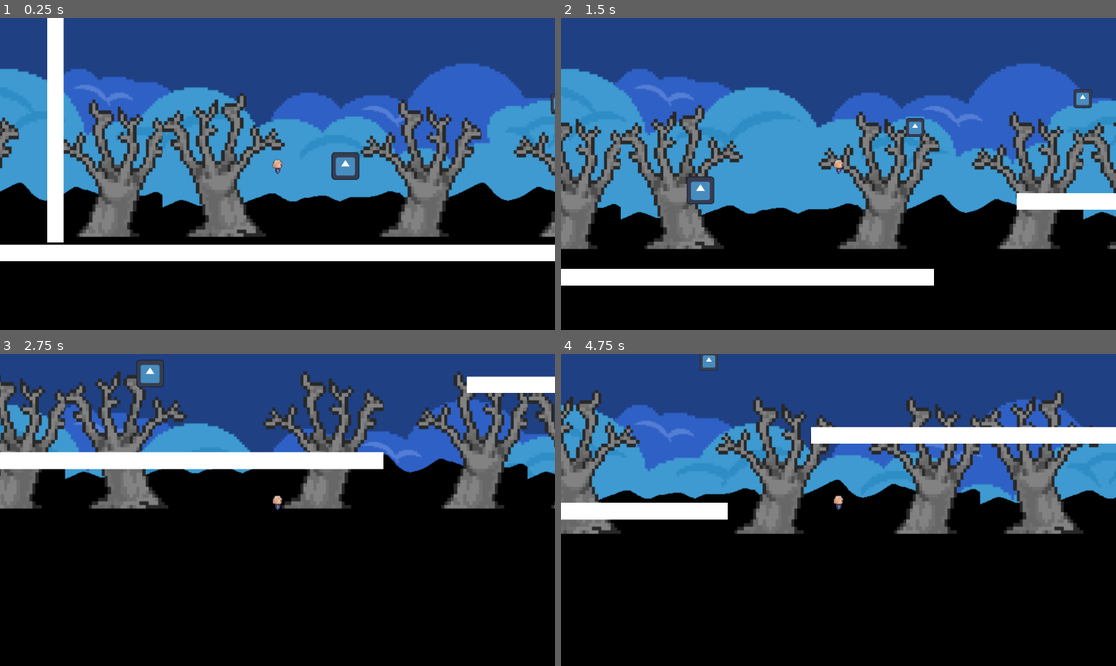
Above: before the commit, frames 1-4 (two rows, left to right).
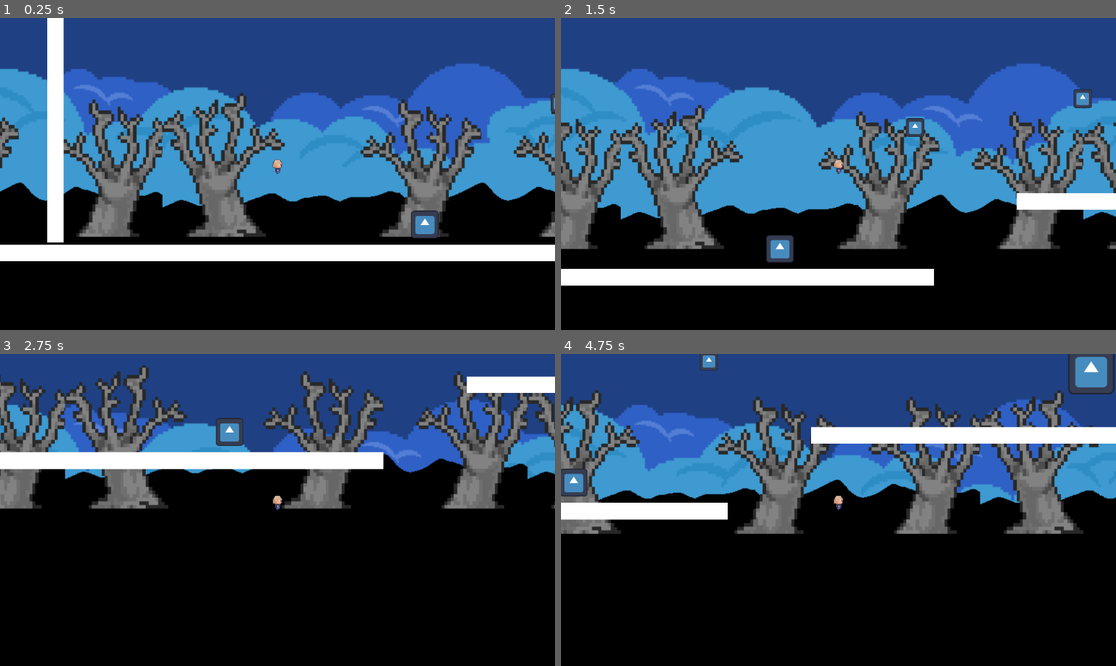
Above: after the commit, the same moments.

Repository: DeadElephant516/SakuraGrove
Game: Godot game, scene res://Scenes/TestScene/test_scene.tscn
Two runs of this game, one before a commit and one after it. Both use one fixed random seed, a clock stepped at 60 frames per second and the inputs below. The engine's default icon, where the game draws it, is replaced by a stand-in: a white triangle on a blue panel in a dark square.
Inputs (mouse positions are in pixels of both pictures, inside the frame that each line leads up to):
- Up to frame 1 (0.25 s): no input
- Up to frame 2 (1.5 s): move the mouse to (960, 158) at 0.52 s; hold D (right) from 0.53 s (still down); tap Shift (dash) at 0.6, 1.35 s; tap Space (jump) at 0.77 s; move the mouse to (727, 189) at 1.27 s
- Up to frame 3 (2.75 s): tap Space (jump) at 1.52 s; move the mouse to (333, 441) at 2.02 s; release D (right) at 2.03 s; hold A (left) from 2.03 s (still down); hold Right mouse button (glide) from 2.03 s (still down); tap Shift (dash) at 2.3 s
- Up to frame 4 (4.75 s): move the mouse to (810, 572) at 2.77 s; release A (left) at 2.78 s; release Right mouse button (glide) at 2.78 s; hold D (right) 2.78-4.28 s; tap Shift (dash) at 2.85, 3.6, 4.55 s; tap Space (jump) at 3.02, 3.77, 4.52 s; move the mouse to (1005, 556) at 3.52 s; move the mouse to (672, 463) at 4.27 s; hold A (left) from 4.28 s (still down); right-click (672, 463) at 4.35 s

The runs differ from the first frame. In frame 1, 0.7% of the frame differs, in the area x 59-80%, y 42-71%; in frame 2, 0.8%; in frame 3, 0.8%; in frame 4, 1.5%, in the area x 0-100%, y 0-46%.

Commit message:
base_enemy_node

Diff:
--- a/Globals/PlayerData.gd
+++ b/Globals/PlayerData.gd
@@ -8,7 +8,7 @@
 var can_dash: bool = false
 var dash_speed: float = 800.0
 var dash_duration: float = 0.2
-
+var player_position: Vector2 = Vector2.ZERO
 
 
 ### Helper functions above to manipulate the player data and flags ####
--- /dev/null
+++ b/Scenes/Enemies/dummy_enemy.tscn
@@ -0,0 +1,28 @@
+[gd_scene load_steps=5 format=3 uid="uid://01f041uva6wc"]
+
+[ext_resource type="PackedScene" uid="uid://c5mufpstacpbg" path="res://Scenes/Enemies/enemy.tscn" id="1_7lkcc"]
+[ext_resource type="Texture2D" uid="uid://btxtih47bxifc" path="res://icon.svg" id="2_dlk8v"]
+
+[sub_resource type="SpriteFrames" id="SpriteFrames_8optm"]
+animations = [{
+"frames": [{
+"duration": 1.0,
+"texture": ExtResource("2_dlk8v")
+}],
+"loop": true,
+"name": &"default",
+"speed": 5.0
+}]
+
+[sub_resource type="RectangleShape2D" id="RectangleShape2D_kvgpg"]
+size = Vector2(128, 128)
+
+[node name="DummyEnemy" instance=ExtResource("1_7lkcc")]
+
+[node name="AnimatedSprite2D" parent="." index="0"]
+scale = Vector2(0.5, 0.5)
+sprite_frames = SubResource("SpriteFrames_8optm")
+
+[node name="CollisionShape2D" parent="." index="1"]
+scale = Vector2(0.5, 0.5)
+shape = SubResource("RectangleShape2D_kvgpg")
--- /dev/null
+++ b/Scenes/Enemies/enemy.gd
@@ -0,0 +1,36 @@
+extends CharacterBody2D
+
+class_name EnemyBase
+
+@onready var animated_sprite: AnimatedSprite2D = $AnimatedSprite2D
+
+var health: int
+var speed: float
+const GRAVITY: float = 1200
+
+func handle_damage(damage: int) -> void:
+	health -= damage
+	if health <= 0:
+		die()
+
+func die() -> void:
+	queue_free()
+
+
+func _on_visible_on_screen_notifier_2d_screen_entered() -> void:
+	set_physics_process(true)
+	set_process(true)
+	print("enemy active")
+
+
+func _on_visible_on_screen_notifier_2d_screen_exited() -> void:
+	if global_position.distance_to(PlayerData.player_position) > 700:
+		set_physics_process(false)
+		set_process(false)
+		print("enemies deactivated")
+
+
+func _on_hit_box_area_entered(area: Area2D) -> void:
+	handle_damage(area.damage)
+	print(area.name, 'entered')
+	area.queue_free()
--- /dev/null
+++ b/Scenes/Enemies/enemy.tscn
@@ -0,0 +1,20 @@
+[gd_scene load_steps=2 format=3 uid="uid://c5mufpstacpbg"]
+
+[ext_resource type="Script" uid="uid://duvpwre12xwcr" path="res://Scenes/Enemies/enemy.gd" id="1_613su"]
+
+[node name="Enemy" type="CharacterBody2D"]
+script = ExtResource("1_613su")
+
+[node name="AnimatedSprite2D" type="AnimatedSprite2D" parent="."]
+
+[node name="CollisionShape2D" type="CollisionShape2D" parent="."]
+
+[node name="HitBox" type="Area2D" parent="."]
+
+[node name="CollisionShape2D" type="CollisionShape2D" parent="HitBox"]
+
+[node name="VisibleOnScreenNotifier2D" type="VisibleOnScreenNotifier2D" parent="."]
+
+[connection signal="area_entered" from="HitBox" to="." method="_on_hit_box_area_entered"]
+[connection signal="screen_entered" from="VisibleOnScreenNotifier2D" to="." method="_on_visible_on_screen_notifier_2d_screen_entered"]
+[connection signal="screen_exited" from="VisibleOnScreenNotifier2D" to="." method="_on_visible_on_screen_notifier_2d_screen_exited"]
--- a/Scenes/PlayerScene/player.gd
+++ b/Scenes/PlayerScene/player.gd
@@ -60,7 +60,7 @@
 
 func move() -> void:
 	velocity.x = speed * direction.x
-
+	PlayerData.player_position = global_position
 
 func reset_jumps() -> void:
 	if is_on_floor():
@@ -73,7 +73,6 @@
 			double_jump()
 		else:
 			jump()
-
 
 func jump() -> void:
 	if is_on_floor():
--- a/Scenes/TestScene/test_scene.tscn
+++ b/Scenes/TestScene/test_scene.tscn
@@ -1,10 +1,11 @@
-[gd_scene load_steps=9 format=3 uid="uid://dnkqfo23ver34"]
+[gd_scene load_steps=10 format=3 uid="uid://dnkqfo23ver34"]
 
 [ext_resource type="PackedScene" uid="uid://buryko0xq5e0y" path="res://Scenes/PlayerScene/player.tscn" id="1_fyvjo"]
 [ext_resource type="PackedScene" uid="uid://cx58a6qn3br1e" path="res://Scenes/Items/AbilityEnablerClass/DoubleJump/double_jump_enabler.tscn" id="3_boajs"]
 [ext_resource type="PackedScene" uid="uid://7i25hp3jvd1q" path="res://Scenes/Items/AbilityEnablerClass/GlideEnabler/glide_enabler.tscn" id="4_egy0e"]
 [ext_resource type="PackedScene" uid="uid://dqpwfo1vqtpo2" path="res://Scenes/ParallaxScenes/parallax.tscn" id="4_w5fok"]
 [ext_resource type="PackedScene" uid="uid://cqwwwbjv6ydvg" path="res://Scenes/Items/AbilityEnablerClass/DashEnabler/dash_enabler.tscn" id="5_egy0e"]
+[ext_resource type="PackedScene" uid="uid://01f041uva6wc" path="res://Scenes/Enemies/dummy_enemy.tscn" id="6_wm1xt"]
 
 [sub_resource type="CanvasTexture" id="CanvasTexture_1m2j8"]
 
@@ -100,10 +101,15 @@
 [node name="Items" type="Node2D" parent="."]
 
 [node name="DoubleJumpEn" parent="Items" instance=ExtResource("3_boajs")]
-position = Vector2(216, 653)
+position = Vector2(326, 734)
 
 [node name="GlideEnabler" parent="Items" instance=ExtResource("4_egy0e")]
 position = Vector2(513, 566)
 
 [node name="DashEnabler" parent="Items" instance=ExtResource("5_egy0e")]
 position = Vector2(745, 526)
+
+[node name="Enemies" type="Node2D" parent="."]
+
+[node name="DummyEnemy" parent="Enemies" instance=ExtResource("6_wm1xt")]
+position = Vector2(1042, 580)
--- a/project.godot
+++ b/project.godot
@@ -49,6 +49,12 @@
 ]
 }
 
+[layer_names]
+
+2d_physics/layer_1="Terrain"
+2d_physics/layer_2="Player Physics"
+2d_physics/layer_3="Player Hitbox"
+
 [rendering]
 
 renderer/rendering_method="gl_compatibility"
Not shown, added: Scenes/Enemies/enemy.gd.uid
